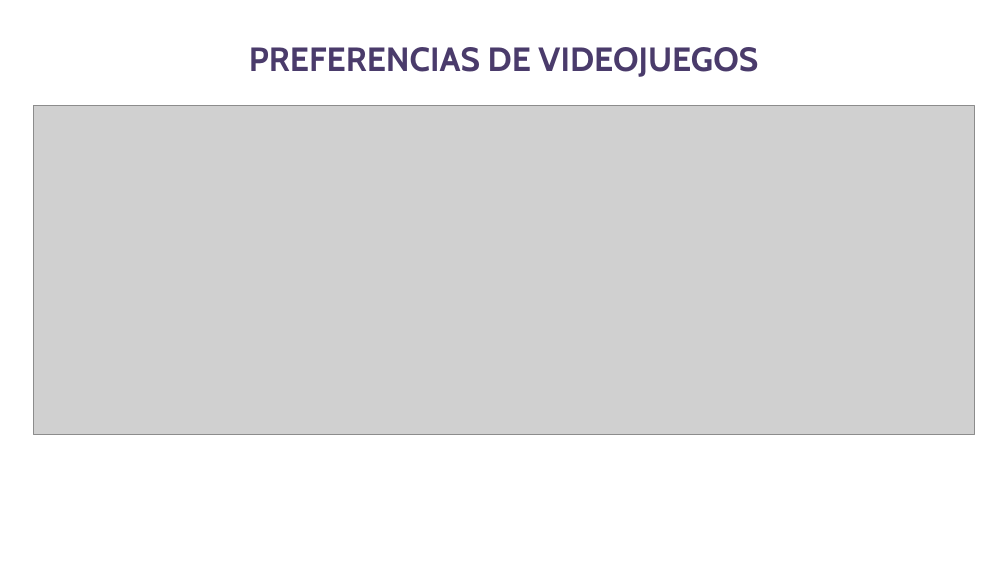
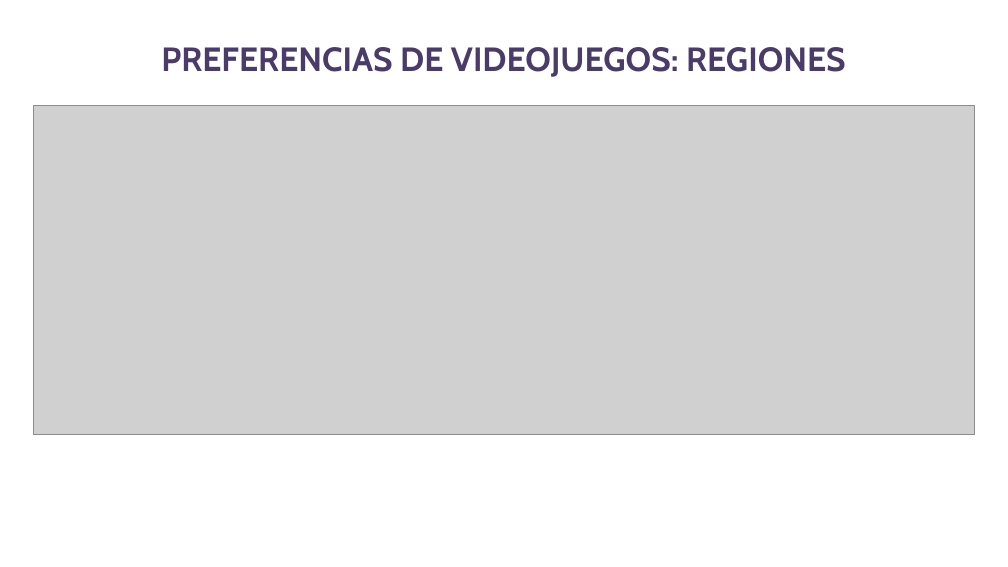
Before and after one commit to bgranda/EDA-Videojuegos, a slide deck: slide 12 of HISTORIA_DE_LOS_VIDEOJUEGOS.pptx. Drawn at 1008x567 pixels with LibreOffice and Linux fonts; fonts in the diff are those of the drawing; grey boxes stand for pictures; background and template pictures are left out. Boxes give left, top, right and bottom in pixels: in the first picture for what was removed or moved away, otherwise in the second. Text is boxed around its words. In the diff, an @@ line names an element or a change of style, - is before the commit and + after.

```diff
--- a/HISTORIA_DE_LOS_VIDEOJUEGOS.pptx
+++ b/HISTORIA_DE_LOS_VIDEOJUEGOS.pptx
@@ title at box(161, 47, 846, 77): text changed @@
-PREFERENCIAS DE VIDEOJUEGOS
+PREFERENCIAS DE VIDEOJUEGOS: REGIONES
```
Also in this commit, not shown: 2 other slides changed, 4 other files.
